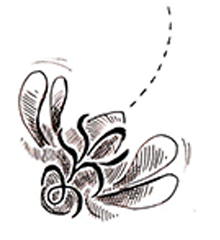
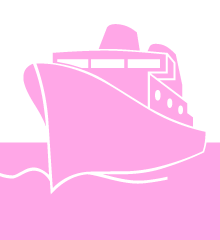
Layer changes from the first (220, 240) image to the second:
showed "T" over [0, 24, 220, 240]
hid "bee" over [0, 3, 220, 240]
